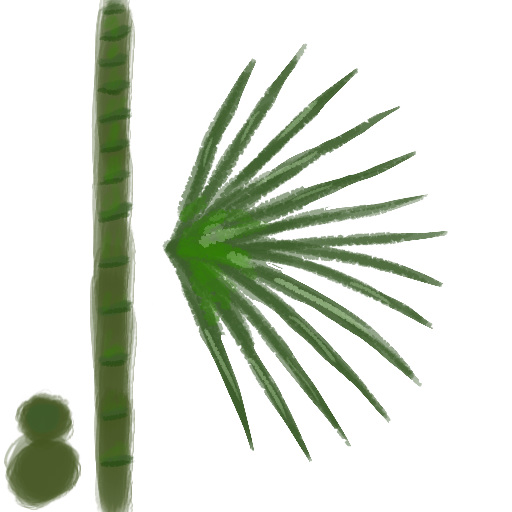
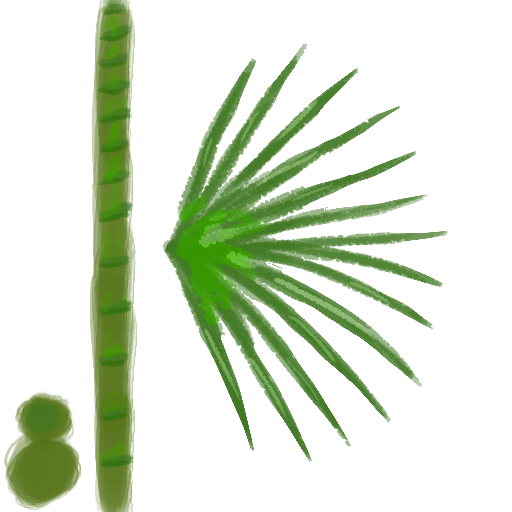
Layered file, before and after one edit (512x512). Changes by layer:
painted on "draw" over box(4, 0, 448, 512)
